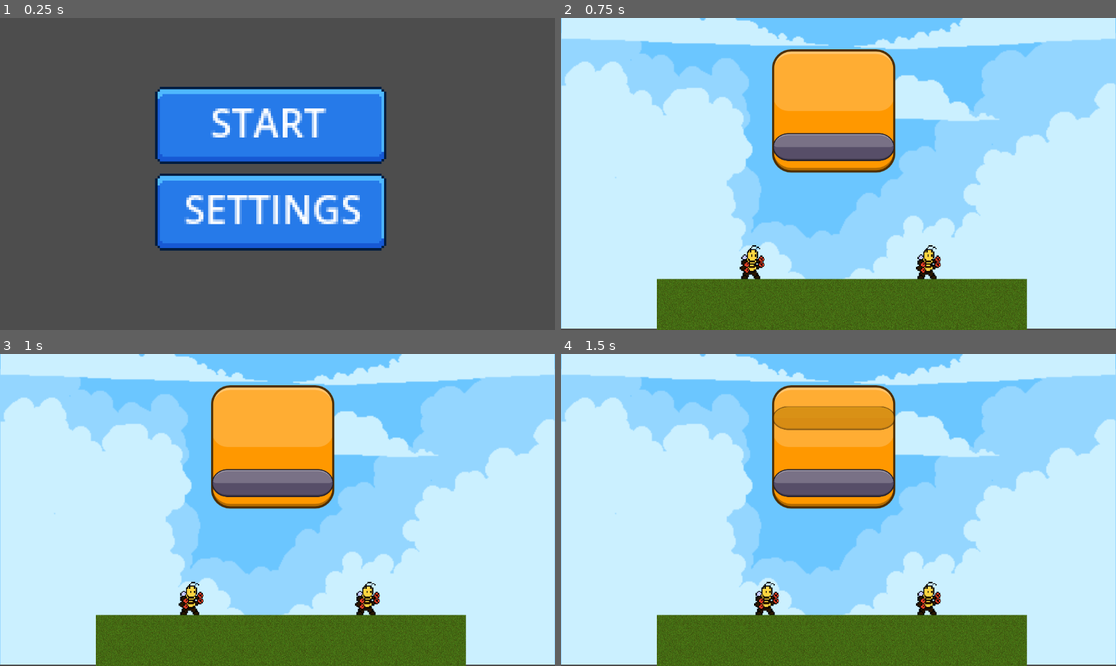
Above: before the commit, frames 1-4 (two rows, left to right).
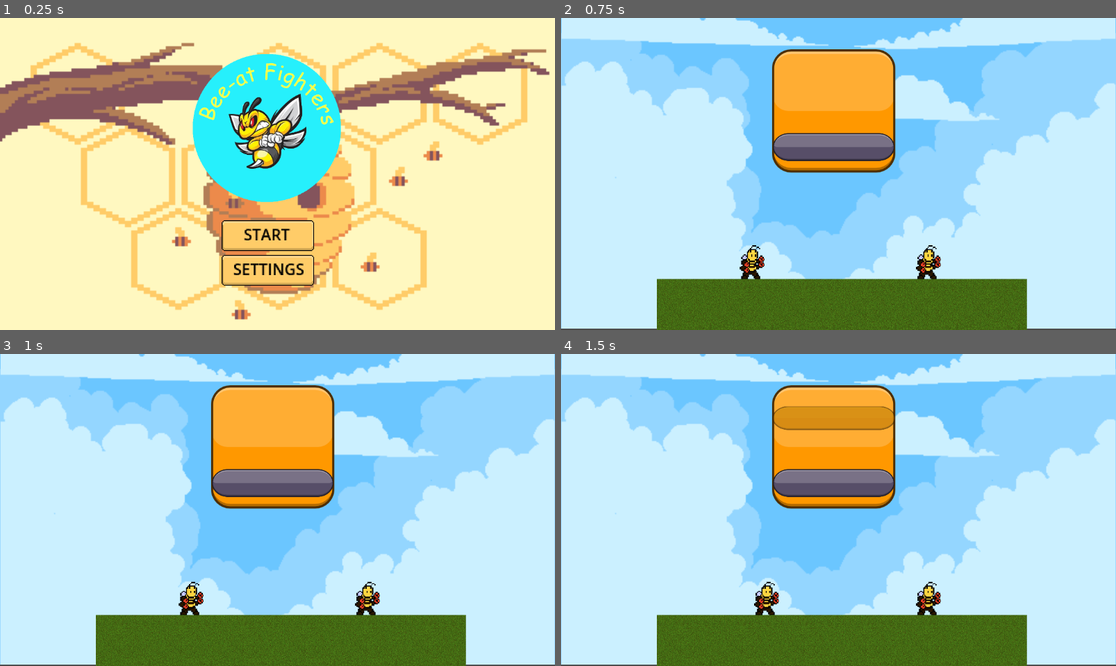
Above: after the commit, the same moments.

Repository: fossesv17/rhythm-fight-game
Game: Godot game, scene res://scenes/start_menu.tscn
Same seed, same stepped clock (60 frames per second), same inputs: the game is played once before the commit and once after it. Sound files missing from this copy of the repository are replaced by a short silence.
Inputs:
- Up to frame 1 (0.25 s): no input
- Up to frame 2 (0.75 s): click "START" at 0.5 s
- Up to frame 3 (1 s): no input
- Up to frame 4 (1.5 s): hold Right (p1_right) from 1.28 s (still down); tap S (p2_down) at 1.35 s

The runs differ from the first frame. In frame 1, 100% of the frame differs, in the area x 0-100%, y 0-100%; in frame 2, nothing differs; in frame 3, nothing differs; in frame 4, nothing differs.

Commit message:
start menu

Diff:
--- a/scenes/start_menu.tscn
+++ b/scenes/start_menu.tscn
@@ -1,10 +1,18 @@
-[gd_scene load_steps=3 format=3 uid="uid://ds4k1vy5m6yn1"]
+[gd_scene load_steps=6 format=3 uid="uid://ds4k1vy5m6yn1"]
 
 [ext_resource type="Script" path="res://scripts/start_menu.gd" id="1_duqak"]
-[ext_resource type="Texture2D" uid="uid://cyeiysovfv6h8" path="res://sprites/menu assets/start_btn.png" id="1_n7rf8"]
+[ext_resource type="Texture2D" uid="uid://c0uc4mtikmfyk" path="res://sprites/enviroment/beehive_backg.png" id="2_4th7t"]
+[ext_resource type="Texture2D" uid="uid://tgvsbhiqr2h0" path="res://sprites/menu assets/start_btn2.png" id="3_bipga"]
+[ext_resource type="Texture2D" uid="uid://dn08egbo4w2b1" path="res://sprites/menu assets/start_btn3.png" id="4_hreqa"]
+[ext_resource type="Texture2D" uid="uid://bu2njogn4f35h" path="res://sprites/enviroment/bee.png" id="4_iy5ra"]
 
 [node name="MainMenu" type="Node2D"]
 script = ExtResource("1_duqak")
+
+[node name="BeehiveBackg" type="Sprite2D" parent="."]
+position = Vector2(579, 329)
+scale = Vector2(2.17537, 2.19833)
+texture = ExtResource("2_4th7t")
 
 [node name="StartMenu" type="CenterContainer" parent="."]
 anchors_preset = -1
@@ -12,11 +20,11 @@
 anchor_top = 0.162
 anchor_right = 0.21
 anchor_bottom = 0.162
-offset_left = 212.0
-offset_top = 83.0
-offset_right = 353.0
-offset_bottom = 176.0
-scale = Vector2(5, 5)
+offset_left = 460.0
+offset_top = 420.0
+offset_right = 556.0
+offset_bottom = 488.0
+scale = Vector2(2, 2)
 
 [node name="VBoxContainer" type="VBoxContainer" parent="StartMenu"]
 layout_mode = 2
@@ -24,8 +32,8 @@
 [node name="StartBtn" type="TextureButton" parent="StartMenu/VBoxContainer"]
 texture_filter = 1
 layout_mode = 2
-texture_normal = ExtResource("1_n7rf8")
-texture_pressed = ExtResource("1_n7rf8")
+texture_normal = ExtResource("3_bipga")
+texture_pressed = ExtResource("4_hreqa")
 stretch_mode = 4
 
 [node name="Label" type="Label" parent="StartMenu/VBoxContainer/StartBtn"]
@@ -34,13 +42,14 @@
 offset_top = 3.0
 offset_right = 71.0
 offset_bottom = 29.0
+theme_override_colors/font_color = Color(0, 0, 0, 1)
 text = "START"
 
 [node name="SettingsBtn" type="TextureButton" parent="StartMenu/VBoxContainer"]
 texture_filter = 1
 layout_mode = 2
-texture_normal = ExtResource("1_n7rf8")
-texture_pressed = ExtResource("1_n7rf8")
+texture_normal = ExtResource("3_bipga")
+texture_pressed = ExtResource("4_hreqa")
 stretch_mode = 4
 
 [node name="Label" type="Label" parent="StartMenu/VBoxContainer/SettingsBtn"]
@@ -49,7 +58,13 @@
 offset_top = 3.0
 offset_right = 86.0
 offset_bottom = 29.0
+theme_override_colors/font_color = Color(0, 0, 0, 1)
 text = "SETTINGS"
+
+[node name="Bee" type="Sprite2D" parent="."]
+position = Vector2(568, 285)
+scale = Vector2(0.59875, 0.59875)
+texture = ExtResource("4_iy5ra")
 
 [connection signal="pressed" from="StartMenu/VBoxContainer/StartBtn" to="." method="_on_start_btn_pressed"]
 [connection signal="pressed" from="StartMenu/VBoxContainer/SettingsBtn" to="." method="_on_settings_btn_pressed"]
Binary file added: sprites/enviroment/bee.png
Not shown, added: sprites/enviroment/bee.png.import
Binary file added: sprites/enviroment/beehive pixelart.jpg
Not shown, added: sprites/enviroment/beehive pixelart.jpg.import
Binary file added: sprites/enviroment/beehive_backg.png
Not shown, added: sprites/enviroment/beehive_backg.png.import
Binary file added: sprites/menu assets/start_btn2.png
Not shown, added: sprites/menu assets/start_btn2.png.import
Binary file added: sprites/menu assets/start_btn3.png
Not shown, added: sprites/menu assets/start_btn3.png.import
